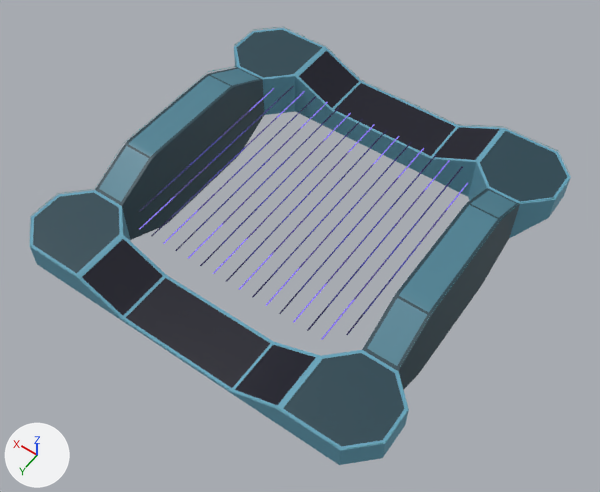
The Blender file assets/models/arena/arena.blend: old version first, new version second.
Both versions are drawn from a camera (50 mm lens) standing at (-17.5, 102.9, 103.1) and looking at (30.3, 36.0, -2.0). The lights are fixed; the arrows at lower left show +X, +Y and +Z. The same objects are shown in both versions, whatever each file hides. Objects named as collision shapes, trigger or cutter boxes, shadow casters or lower levels of detail are left out.

Objects in the first picture: 'arena.floor.corners', 'arena.sides.high', 'stripes', 'walls.main.neon'.
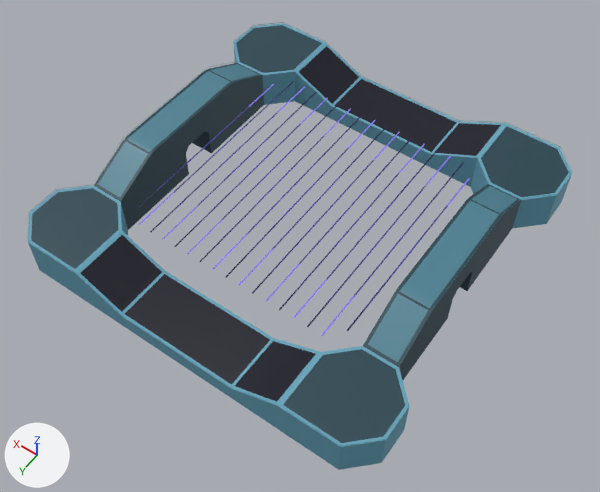
ob_pivot_pillars is not drawn itself; it is used by a modifier of ob_arena_floor_corners, ob_arena_sides_high.
ob_arena_floor_main_002 is not drawn itself; it is used by a modifier of ob_arena_floor_corners, ob_cylinder, ob_cube_002.
ob_arena_floor_main_004 is not drawn itself; it is used by a modifier of ob_arena_sides_high, ob_arena_base_collider.

Patch to the scene script:
```diff
--- a/assets/models/arena/arena.blend.py
+++ b/assets/models/arena/arena.blend.py
@@ mat_dcl_avatarwearables_002 @@
+mat_dcl_avatarwearables_002 = bpy.data.materials.new('DCL.AvatarWearables.002')
+# colours: black #000000
+# uses the picture img_avatarwearables_tx_png_002
@@ me_cylinder_003 @@
 # used by ob_arena_floor_corners; parent = ob_origin; location = (57.07, 57.07, 4.375)
-me_cylinder_003.from_pydata(...)  # 45 vertices, 39 faces; spans x -25.1..6.9, y -6.9..6.9, z -7.9..0.6
+me_cylinder_003.from_pydata(...)  # 36 vertices, 26 faces; spans x -25.1..6.9, y -6.9..6.9, z -6.4..0.6
+# me_cylinder_003 part 1
+# 12 vertices are removed from x -25.1..6.9, y -6.9..6.9, z -7.9..-3.9
+# 20 faces are deleted
+# 3 vertices in x -25.1..2.9, y -6.9..-2.9, z -7.9 move by (0.0, 0.0, 1.5)
+# 2 vertices move from x -25.1..6.9, y -2.9..6.9, z -3.9 to x -25.1..6.9, y -2.9..6.9, z -6.4
+# 3 vertices are added at (-6.9, -2.9, -6.4), (2.9, 6.9, -6.4), (6.9, 2.9, -6.4)
+# 7 new faces join them
+# me_cylinder_003 part 2: 19 faces spanning x -25.1..6.9, y -6.9..6.9, z -6.4..0.6 switch from mat_dcl_avatarwearables_001 to mat_dcl_avatarwearables_002
@@ me_plane_002 @@
 # used by ob_arena_sides_high; parent = ob_origin; location = (57.07, 32.0, 0.75)
 # verts and faces of me_plane_002; kept vertices keep their numbers, new ones are numbered from 42
-me_plane_002.from_pydata(...)  # 42 vertices, 28 faces, 1 loose edge; spans x -2.9..2.9, y -18.1..0.0, z 0.0..8.3
+me_plane_002.from_pydata(...)  # 48 vertices, 31 faces, 1 loose edge; spans x -2.9..2.9, y -18.1..0.0, z -2.7..8.3
+# me_plane_002 part 3
+delete_vertices([20, 21])  # with the faces that use them
+verts[16] = (-2.9, -18.1, -2.7)  # moved, pixel (264, 105)
+verts[17] = (2.9, -18.1, -2.7)  # moved
+verts[42] = (-2.9, -2.0, 3.3)  # pixel (204, 131)
+verts[43] = (-2.9, -3.0, 2.3)  # pixel (208, 132)
+verts[44] = (-2.9, 0.0, 3.3)  # pixel (196, 138)
+verts[45] = (-2.9, -3.0, -2.7)  # pixel (211, 153)
+for new, old in zip([*range(46, 50)], [*range(42, 46)]): verts[new] = verts[old] + (5.8, 0.0, 0.0)
+faces += [(16, 38, 37, 35, 33, 31, 29, 27, 26, 40, 44, 42, 43, 45), (17, 49, 47, 46, 48, 41, 25, 24, 28, 30, 32, 34, 36, 39), (43, 47, 49, 45), (42, 46, 47, 43), (42, 44, 48, 46)]
+# me_plane_002 part 4: 26 faces spanning x -2.9..2.9, y -18.1..0.0, z -2.7..8.3 switch from mat_dcl_avatarwearables_001 to mat_dcl_avatarwearables_002
@@ ob_arena_floor_corners @@
 ob_arena_floor_corners = bpy.data.objects.new('arena.floor.corners', me_cylinder_003)
-ob_arena_floor_corners.parent = ob_origin
+ob_arena_floor_corners.parent = ob_origin_001
 ob_arena_floor_corners.location = (57.07, 57.07, 4.375)
@@ ob_arena_floor_corners @@
 _m = ob_arena_floor_corners.modifiers.new('Hops_Mirror', 'MIRROR')
 _m.use_clip = True
-_m.mirror_object = ob_pivot_pillars
+_m.mirror_object = ob_arena_floor_main_002
 _m = ob_arena_floor_corners.modifiers.new('Triangulate', 'TRIANGULATE')
@@ ob_arena_sides_high @@
 ob_arena_sides_high = bpy.data.objects.new('arena.sides.high', me_plane_002)
-ob_arena_sides_high.parent = ob_origin
+ob_arena_sides_high.parent = ob_origin_001
 ob_arena_sides_high.location = (57.07, 32.0, 0.75)
@@ ob_arena_sides_high @@
 _m = ob_arena_sides_high.modifiers.new('Hops_Mirror', 'MIRROR')
 _m.use_clip = True
-_m.mirror_object = ob_pivot_pillars
-_m = ob_arena_sides_high.modifiers.new('Hops_Mirror.001', 'MIRROR')
-_m.use_axis = (False, False, True)
-_m.use_bisect_axis = (False, False, True)
-_m.use_clip = True
+_m.mirror_object = ob_arena_floor_main_004
@@ ob_stripes @@
 ob_stripes = bpy.data.objects.new('stripes', me_plane)
-ob_stripes.location = (32.0, 32.0, 5.0)
+ob_stripes.location = (32.0, 32.0, 6.0)
 ob_stripes.scale = (20.0, 20.0, 20.0)
@@ ob_pivot_pillars @@
-ob_pivot_pillars = bpy.data.objects.new('pivot.pillars', None)
@@ ob_walls_main_neon @@
 ob_walls_main_neon = bpy.data.objects.new('walls.main.neon', me_cube_014)
-ob_walls_main_neon.location = (32.0, 32.0, 0.0)
+ob_walls_main_neon.location = (32.0, 32.0, 1.0)
 ob_walls_main_neon.scale = (1.0, 1.0, 3.0)
@@ ob_arena_floor_main_004 @@
+ob_arena_floor_main_004 = bpy.data.objects.new('arena.floor.main.004', me_cylinder_018)  # 29 vertices, 16 faces; spans x 0.0..22.2, y 0.0..22.2, z 2.5..3.2; modifiers MIRROR
+ob_arena_floor_main_004.parent = ob_origin_001
+ob_arena_floor_main_004.location = (32.0, 32.0, 2.5)
@@ ob_origin_001 @@
+ob_origin_001 = bpy.data.objects.new('origin.001', None)
+ob_origin_001.location = (0.0, 0.0, 1.0)
@@ ob_arena_floor_main_002 @@
+ob_arena_floor_main_002 = bpy.data.objects.new('arena.floor.main.002', me_cylinder_007_1)  # 242 vertices, 188 faces, 1 loose edge; spans x 0.0..22.2, y 0.0..22.2, z -3.5..2.5; modifiers MIRROR, WEIGHTED_NORMAL
+ob_arena_floor_main_002.parent = ob_origin_001
+ob_arena_floor_main_002.location = (32.0, 32.0, 2.5)
```

Changed parts and their boxes [x1, y1, x2, y2] in the pictures (600 x 492 px):
'arena.floor.corners', reshaped, moved, modifiers changed: before [30, 28, 571, 465]; after [28, 23, 572, 470]
'arena.sides.high', reshaped, moved, modifiers changed: before [95, 67, 520, 389]; after [94, 63, 521, 380]
'stripes', moved: before [139, 86, 468, 340]; after [138, 81, 469, 336]
'walls.main.neon', moved: before [29, 27, 570, 450]; after [27, 22, 573, 446]
part 1 of me_cylinder_003, cut back: before [30, 52, 570, 465]; after [28, 44, 572, 470]
part 2 of me_cylinder_003, recoloured: before [30, 28, 571, 450]; after [28, 23, 572, 447]
part 3 of me_plane_002, built on: before [122, 80, 520, 389]; after [121, 75, 521, 380]
part 4 of me_plane_002, recoloured: before [95, 67, 520, 371]; after [94, 63, 521, 367]
